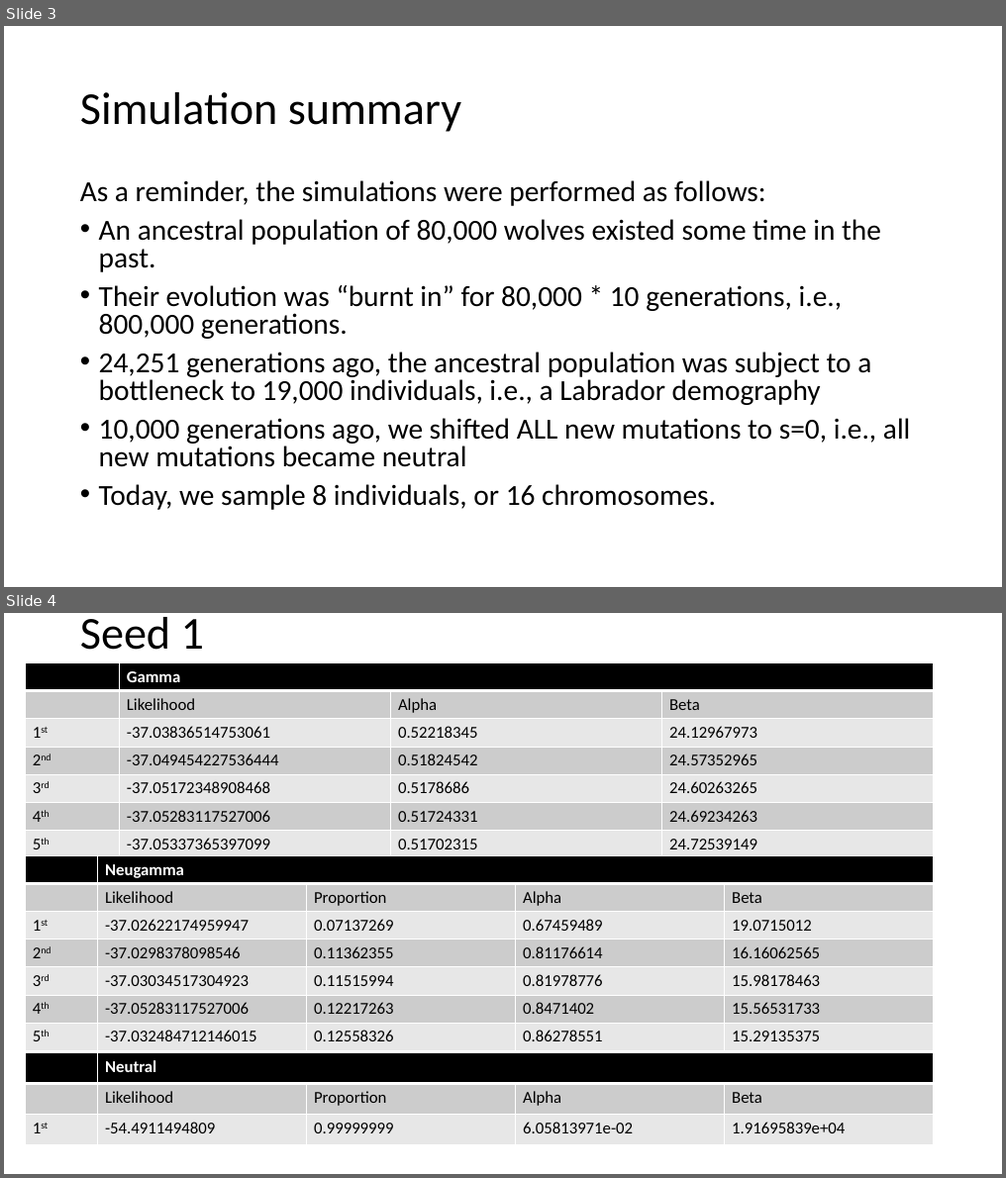
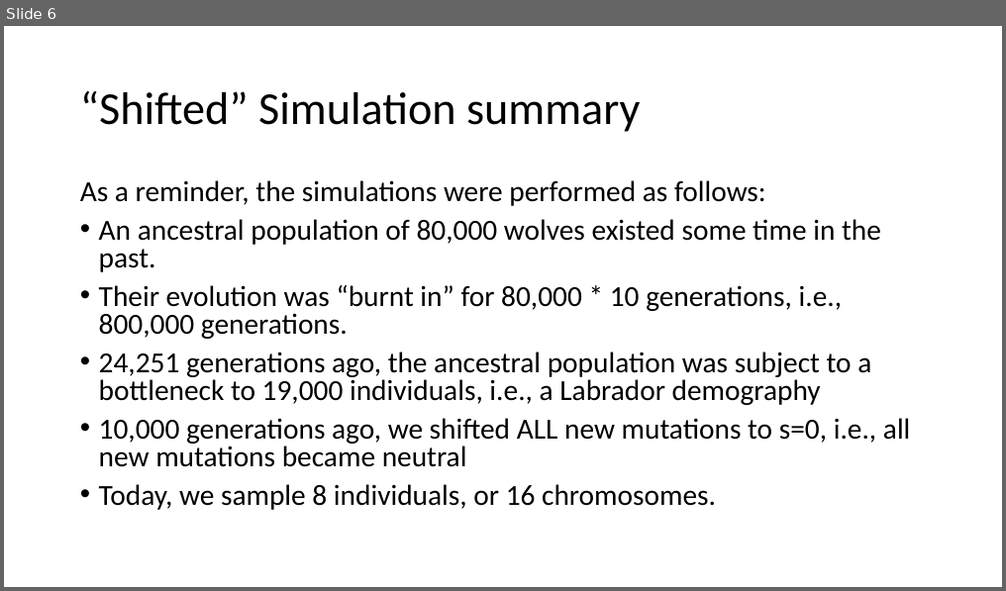
Before and after one commit to jon-mah/lohmueller_lab, a slide deck: 20200714/2020_07_28_dog_dfe_meeting.pptx. Shown one above the other, each under a label of ours: slides 3 and 4 before the commit, slide 6 after it. The pictures are 1006x1178 and 1006x591 pixels, drawn with LibreOffice and Linux fonts; fonts in the diff are those of the drawing. Boxes give left, top, right and bottom in pixels: in the first picture for what was removed or moved away, otherwise in the second. Text is boxed around its words. In the diff, an @@ line names an element or a change of style, - is before the commit and + after.

Commit message:
AW_time_neutral_shift simulations.

```diff
--- a/20200714/2020_07_28_dog_dfe_meeting.pptx
+++ b/20200714/2020_07_28_dog_dfe_meeting.pptx
@@ slide 4 removed at (x1=4, y1=613, x2=1002, y2=1174), background #FFFFFF @@
@@ title removed at (x1=80, y1=617, x2=204, y2=650) @@
-Seed 1
@@ table removed at (x1=25, y1=663, x2=935, y2=856), 7 rows, 4 columns @@
- | Gamma |  | 
- | Likelihood | Alpha | Beta
-1st | -37.03836514753061 | 0.52218345 | 24.12967973
-2nd | -37.049454227536444 | 0.51824542 | 24.57352965
-3rd | -37.05172348908468 | 0.5178686 | 24.60263265
-4th | -37.05283117527006 | 0.51724331 | 24.69234263
-5th | -37.05337365397099 | 0.51702315 | 24.72539149
@@ table removed at (x1=25, y1=857, x2=933, y2=1049), 7 rows, 5 columns @@
- | Neugamma |  |  | 
- | Likelihood | Proportion | Alpha | Beta
-1st | -37.02622174959947 | 0.07137269 | 0.67459489 | 19.0715012
-2nd | -37.0298378098546 | 0.11362355 | 0.81176614 | 16.16062565
-3rd | -37.03034517304923 | 0.11515994 | 0.81978776 | 15.98178463
-4th | -37.05283117527006 | 0.12217263 | 0.8471402 | 15.56531733
-5th | -37.032484712146015 | 0.12558326 | 0.86278551 | 15.29135375
@@ table removed at (x1=25, y1=1054, x2=933, y2=1146), 3 rows, 5 columns @@
- | Neutral |  |  | 
- | Likelihood | Proportion | Alpha | Beta
-1st | -54.4911494809 | 0.99999999 | 6.05813971e-02 | 1.91695839e+04
@@ what was slide 3 is now slide 6 @@
@@ slide 6 changed as well @@
@@ title at (x1=80, y1=91, x2=640, y2=132): text changed @@
-Simulation summary
+“Shifted” Simulation summary
```
Also in this commit, not shown: 2 other slides changed, 7 slides added, 19 other slides removed, 16 other files.
